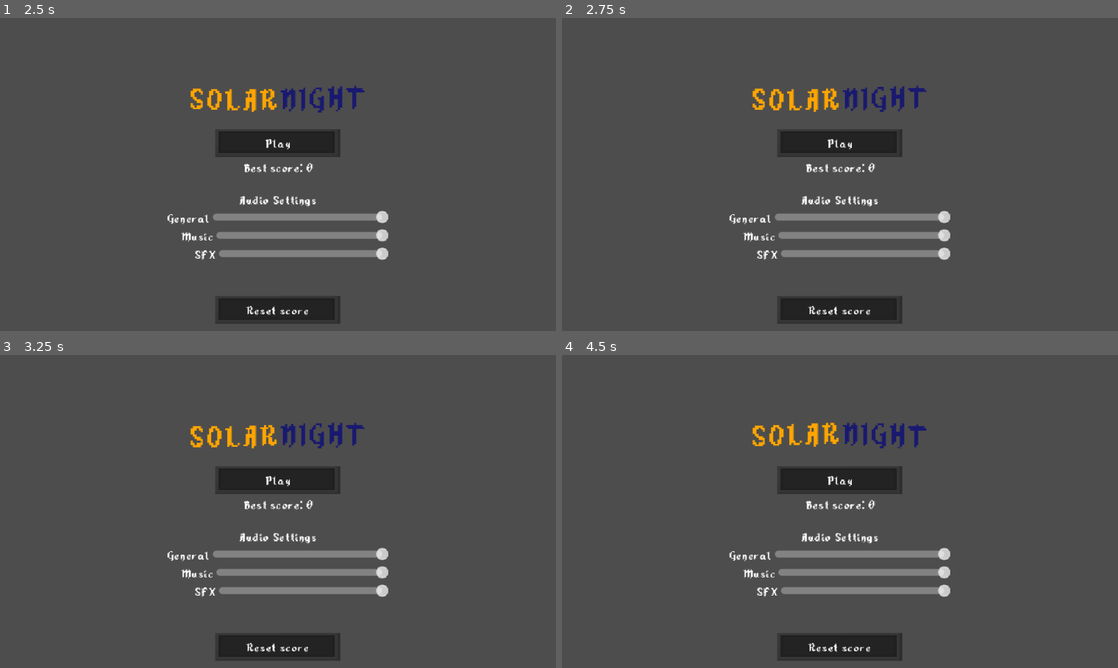
Above: before the commit, frames 1-4 (two rows, left to right).
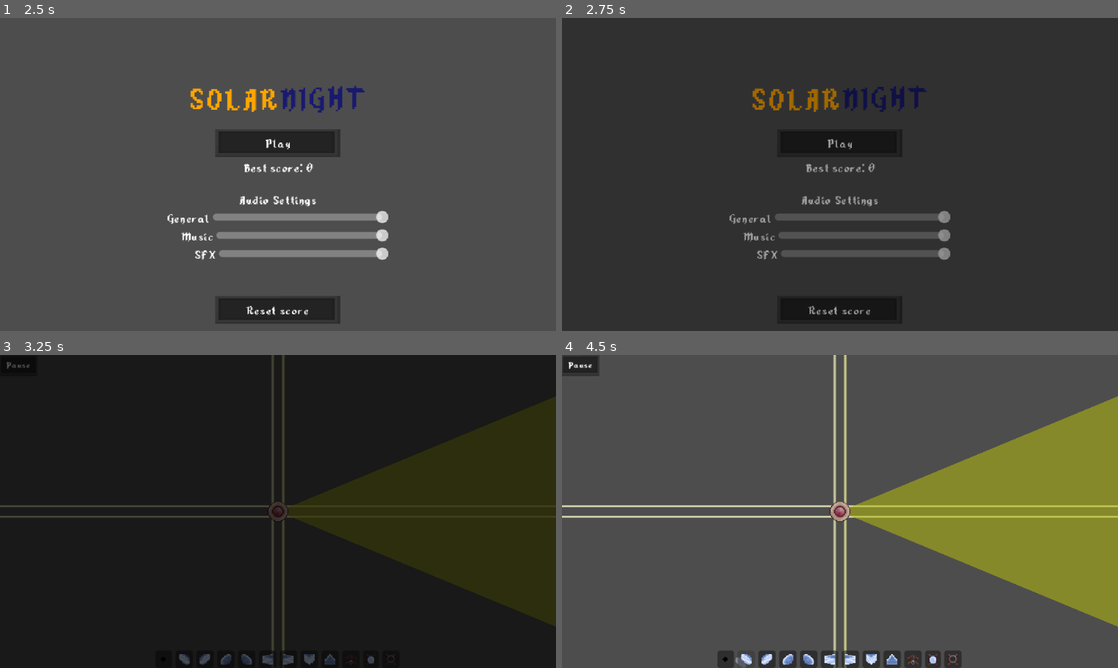
Above: after the commit, the same moments.

Repository: TrueHopolok/gj_solarnight
Game: Godot game, scene res://ui/main_menu/main_menu.tscn
The game is run twice, just before and just after one commit, with the same random seed, the same clock (stepped at 60 frames per second) and the same inputs. This scene is started directly instead of the project's main scene. Sound files missing from this copy of the repository are replaced by a short silence.
Inputs (mouse positions are in pixels of both pictures, inside the frame that each line leads up to):
- Up to frame 1 (2.5 s): click "Play" at 0.5 s; move the mouse to (400, 158) at 1.27 s; hold Right mouse button (delete_building) 1.28-2.03 s; tap Enter at 2 s; move the mouse to (166, 190) at 2.02 s; click (166, 190) at 2.1 s
- Up to frame 2 (2.75 s): no input
- Up to frame 3 (3.25 s): move the mouse to (333, 442) at 2.77 s; tap Left (projector_ccw) at 2.85 s
- Up to frame 4 (4.5 s): click (723, 658) at 3.52 s; click (745, 658) at 4.27 s

Frame 1 is identical in both runs. In frame 2, 96% of the frame differs, in the area x 0-100%, y 0-100%; in frame 3, 97%; in frame 4, 28%.

Commit message:
feature: finished persistence to work properly

Diff:
--- a/scenes/building/sun/sun.gd
+++ b/scenes/building/sun/sun.gd
@@ -50,8 +50,7 @@
 		$DestroyedSFX.play()
 		$BUUUMSFX.play()
 		# TODO: gameover animation
-		await $BUUUMSFX.finished
-		Transition.change_scene_path('res://ui/gameover_menu/gameover_menu.tscn')
+		get_tree().create_timer(2.0).timeout.connect(Transition.change_scene_path.bind('res://ui/gameover_menu/gameover_menu.tscn'))
 
 
 func is_dead() -> bool:
--- a/scenes/game_manager/game_manager.gd
+++ b/scenes/game_manager/game_manager.gd
@@ -3,6 +3,7 @@
 extends Node
 
 @onready var _main_game_scene: Node2D = get_tree().get_first_node_in_group('main_game_scene')
+@onready var _sun: Node2D = get_tree().get_first_node_in_group('sun')
 
 var _time_after_spawn: float = 0.0
 
@@ -184,7 +185,9 @@
 
 
 func materials_buy(cost: int) -> bool:
-	if (cost > _materials):
+	if (cost < 0 && !_sun.is_dead()):
+		Persistence.current_score -= cost
+	elif (cost > _materials):
 		return false
 	_materials -= cost
 	return true
--- a/scenes/persistence/persistence.gd
+++ b/scenes/persistence/persistence.gd
@@ -15,8 +15,6 @@
 		return
 	best_score = file.get_32()
 	file.close()
-	current_score = 10
-	submit()
 
 
 ## update best score if necessary
--- a/ui/gameover_menu/button_restart.gd
+++ b/ui/gameover_menu/button_restart.gd
@@ -2,4 +2,8 @@
 
 
 func _ready() -> void:
-	pressed.connect(Transition.change_scene_path.bind('res://scenes/main_game_scene/main_game_scene.tscn'))
+	pressed.connect(
+		func() -> void:
+			get_tree().paused = true
+			get_tree().create_timer(2.0).timeout.connect(Transition.change_scene_path.bind('res://scenes/main_game_scene/main_game_scene.tscn'))
+	)
--- a/ui/gameover_menu/gameover_menu.tscn
+++ b/ui/gameover_menu/gameover_menu.tscn
@@ -5,6 +5,7 @@
 [ext_resource type="Script" uid="uid://bnyd2oaoh74f3" path="res://ui/gameover_menu/button_restart.gd" id="2_akiq2"]
 [ext_resource type="Script" uid="uid://6ow22fqjctnb" path="res://ui/gameover_menu/score_label.gd" id="2_qqyla"]
 [ext_resource type="Script" uid="uid://bhlvakmnrbcv2" path="res://ui/gameover_menu/button_return.gd" id="3_kt1v6"]
+[ext_resource type="AudioStream" uid="uid://drw1cuauj8hsf" path="res://audio/sfx/ui/sound_BUUUUUMMM.wav" id="5_6wnpt"]
 
 [node name="GameoverMenu" type="CanvasLayer" unique_id=628126712]
 
@@ -51,6 +52,10 @@
 [node name="Label" parent="RestartButton" index="0" unique_id=960341710]
 text = "Play again"
 
+[node name="PressSFX" parent="RestartButton" index="1" unique_id=1860650791]
+process_mode = 3
+stream = ExtResource("5_6wnpt")
+
 [node name="ReturnButton" parent="." unique_id=444219693 instance=ExtResource("1_rbamj")]
 offset_left = 248.0
 offset_top = 248.0
--- a/ui/main_menu/button_play.gd
+++ b/ui/main_menu/button_play.gd
@@ -5,6 +5,5 @@
 	pressed.connect(
 		func() -> void:
 			get_tree().paused = true
-			$PressSFX.play()
-			$PressSFX.finished.connect(Transition.change_scene_path.bind('res://scenes/main_game_scene/main_game_scene.tscn'))
+			get_tree().create_timer(2.0).timeout.connect(Transition.change_scene_path.bind('res://scenes/main_game_scene/main_game_scene.tscn'))
 	)
--- a/ui/main_menu/main_menu.tscn
+++ b/ui/main_menu/main_menu.tscn
@@ -48,6 +48,7 @@
 text = "Play"
 
 [node name="PressSFX" parent="PlayButton" index="1" unique_id=1860650791]
+process_mode = 3
 stream = ExtResource("3_joh67")
 
 [node name="AudioSettings" parent="." unique_id=455712532 instance=ExtResource("6_joh67")]
